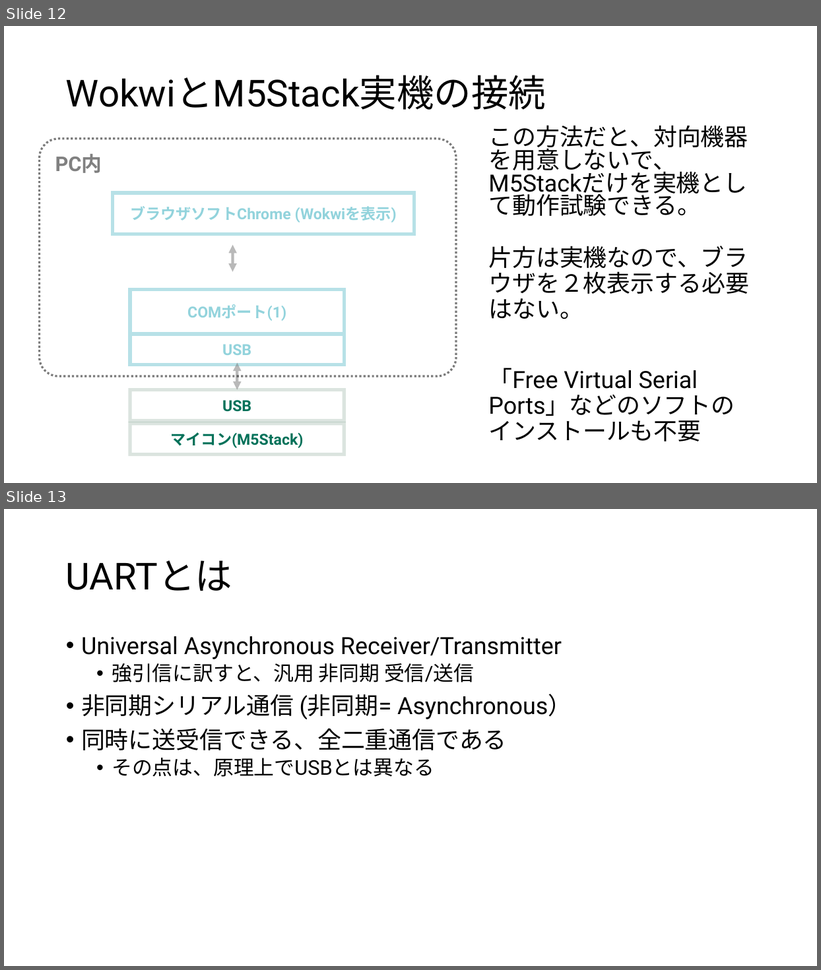
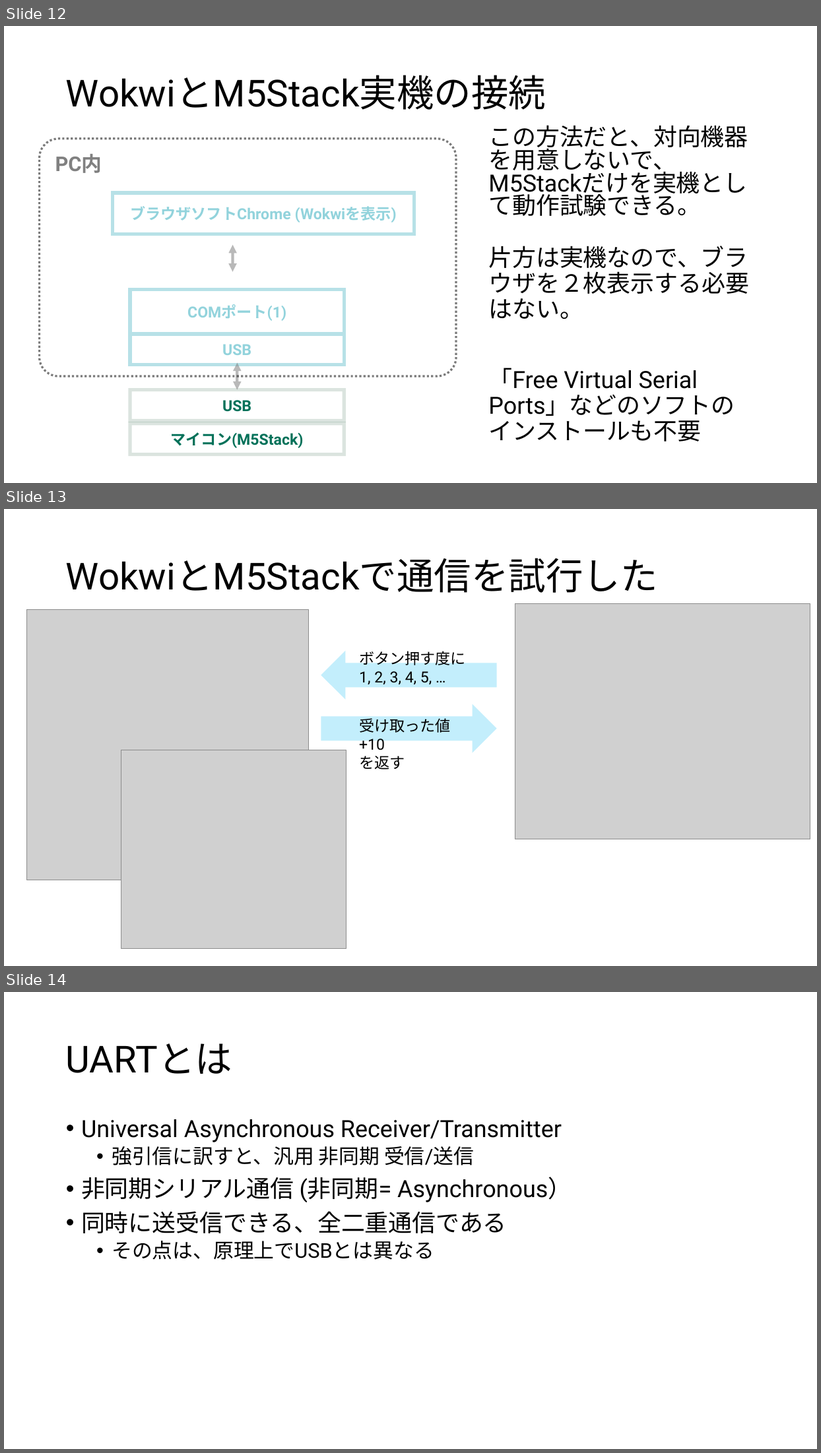
Before and after one commit to potechisakura/ren01, a slide deck: 01.pptx. Shown one above the other, each under a label of ours: slides 12 and 13 before the commit, slides 12, 13 and 14 after it. The pictures are 821x970 and 821x1453 pixels, drawn with LibreOffice and Linux fonts; fonts in the diff are those of the drawing; grey boxes stand for pictures. Boxes give left, top, right and bottom in pixels: in the first picture for what was removed or moved away, otherwise in the second. Text is boxed around its words. In the diff, an @@ line names an element or a change of style, - is before the commit and + after.

```diff
--- a/01.pptx
+++ b/01.pptx
@@ slide 13 added at (x1=4, y1=509, x2=817, y2=966), background #FFFFFF @@
@@ title added at (x1=66, y1=558, x2=658, y2=593), 44 pt, text #000000 @@
+WokwiとM5Stackで通信を試行した
@@ picture added at (x1=516, y1=603, x2=811, y2=840) @@
@@ picture added at (x1=27, y1=609, x2=309, y2=881) @@
@@ right arrow added at (x1=321, y1=650, x2=497, y2=699), fill #46CCF6 at 32% opacity @@
@@ text added at (x1=359, y1=651, x2=466, y2=685), 18 pt, text #000000 @@
+ボタン押す度に
+1, 2, 3, 4, 5, …
@@ right arrow added at (x1=321, y1=704, x2=497, y2=753), fill #46CCF6 at 32% opacity @@
@@ text added at (x1=359, y1=718, x2=451, y2=770), 18 pt, text #000000 @@
+受け取った値+10
+を返す
@@ picture added at (x1=121, y1=751, x2=346, y2=949) @@
@@ what was slide 13 is now slide 14 @@
```
